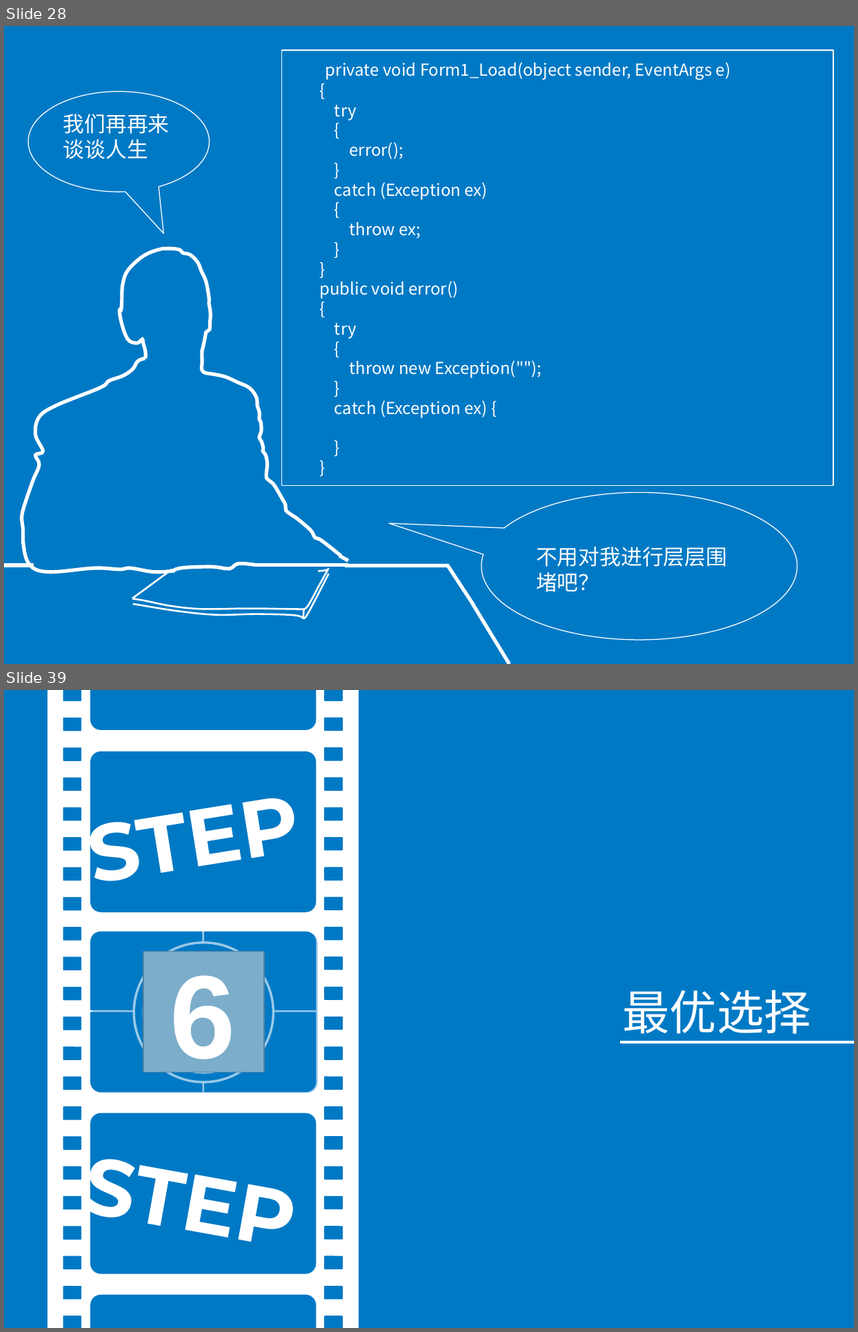
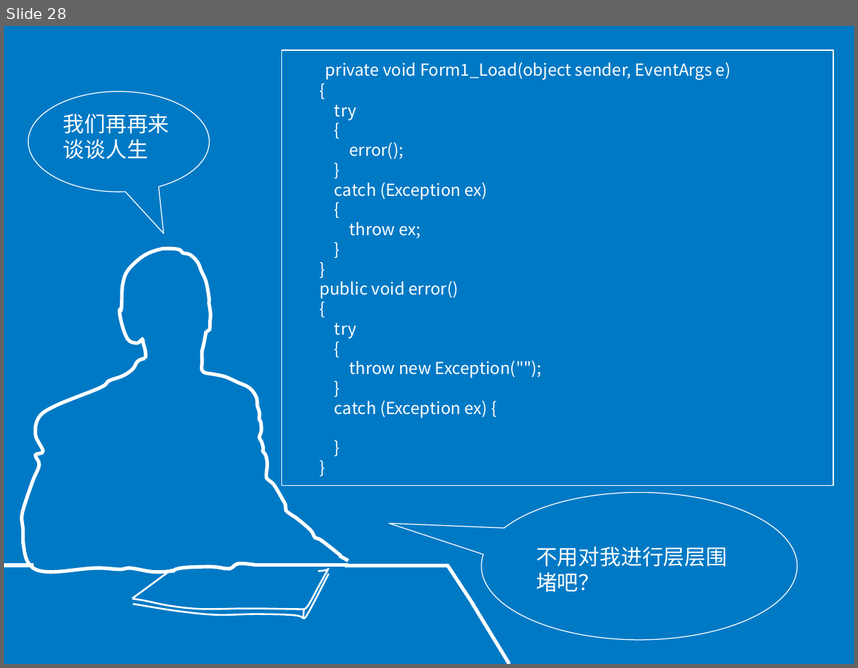
Before and after one commit to fuhaih/MyDiary, a slide deck: ppt/exception.ppt. Shown one above the other, each under a label of ours: slides 28 and 39 before the commit, slide 28 after it; the slides between them are not shown. The pictures are 858x1332 and 858x668 pixels, drawn with LibreOffice and Linux fonts; fonts in the diff are those of the drawing; grey boxes stand for pictures. Boxes give left, top, right and bottom in pixels: in the first picture for what was removed or moved away, otherwise in the second. Text is boxed around its words. In the diff, an @@ line names an element or a change of style, - is before the commit and + after.

```diff
--- a/ppt/exception.ppt
+++ b/ppt/exception.ppt
@@ slide 39 removed at (x1=4, y1=690, x2=854, y2=1328), background #0079C5 @@
@@ group removed at (x1=51, y1=690, x2=356, y2=1328): 49 rounded rectangles, 1 rectangle @@
@@ text removed at (x1=72, y1=755, x2=378, y2=905) @@
-STEP
@@ rounded rectangle removed at (x1=92, y1=932, x2=318, y2=1093) @@
@@ line removed from (203, 931) to (203, 1092) @@
@@ freeform shape removed at (x1=134, y1=943, x2=274, y2=1082) @@
@@ picture removed at (x1=143, y1=951, x2=264, y2=1072) @@
@@ text removed at (x1=170, y1=975, x2=236, y2=1079) @@
-6
@@ text removed at (x1=623, y1=989, x2=812, y2=1042) @@
-最优选择
@@ line removed from (91, 1010) to (324, 1012) @@
@@ freeform shape removed at (x1=619, y1=1042, x2=854, y2=1043) @@
@@ text removed at (x1=80, y1=1136, x2=289, y2=1256) @@
-STEP
```
Also in this commit, not shown: 1 slide added, 12 other slides removed.
